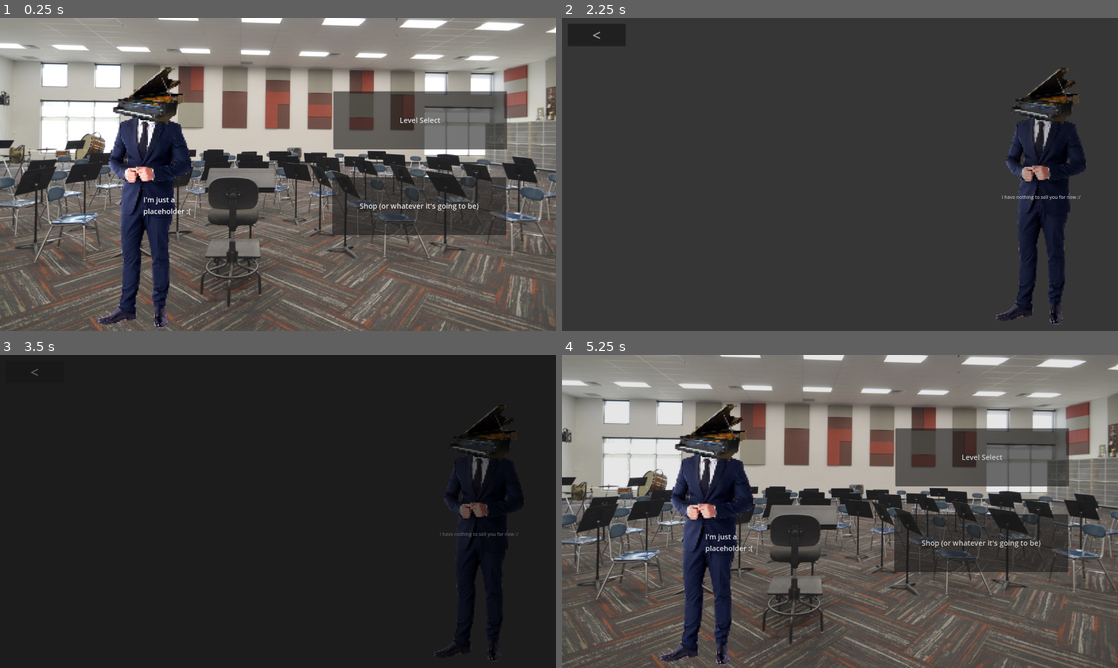
Above: before the commit, frames 1-4 (two rows, left to right).
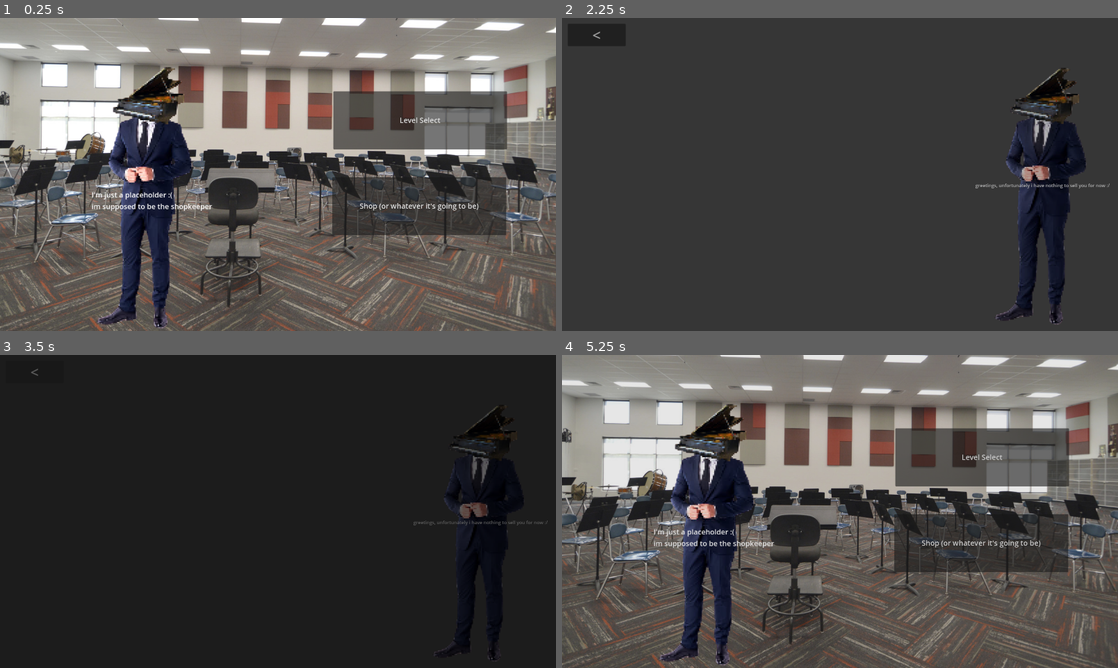
Above: after the commit, the same moments.

Repository: nathanklam/godot_repo
Game: Godot game, scene res://scenes/lobby.tscn
Same seed, same stepped clock (60 frames per second), same inputs: the game is played once before the commit and once after it.
Inputs:
- Up to frame 1 (0.25 s): no input
- Up to frame 2 (2.25 s): click "Shop (or whatever it's going …" at 0.5 s; tap Enter (ui_accept) at 1.25, 1.52 s; hold Right (ui_right) from 1.28 s (still down)
- Up to frame 3 (3.5 s): tap Enter (ui_accept) at 2.27 s; release Right (ui_right) at 2.75 s; click "<" at 2.75 s
- Up to frame 4 (5.25 s): hold Left (ui_left) 3.53-4.28 s; hold Right (ui_right) from 4.28 s (still down); tap Enter (ui_accept) at 4.52 s

The runs differ from the first frame. In frame 1, 0.5% of the frame differs, in the area x 16-39%, y 55-64%; in frame 2, 0.2%; in frame 3, 0.2%; in frame 4, 0.5%.

Commit message:
minor update

Diff:
--- a/rhythm/project.godot
+++ b/rhythm/project.godot
@@ -19,6 +19,7 @@
 
 SceneTransition="*res://scenes/transition_screen.tscn"
 Globals="*res://scripts/globals.gd"
+SoundFx="*res://scripts/soundfx.gd"
 
 [display]
 
--- /dev/null
+++ b/rhythm/scenes/bgm.tscn
@@ -0,0 +1,6 @@
+[gd_scene load_steps=2 format=3 uid="uid://d2tns47wlehv2"]
+
+[ext_resource type="Script" path="res://scripts/bgm.gd" id="1_woyfg"]
+
+[node name="bgm" type="Node"]
+script = ExtResource("1_woyfg")
--- a/rhythm/scenes/lobby.tscn
+++ b/rhythm/scenes/lobby.tscn
@@ -24,12 +24,12 @@
 anchor_top = -0.316
 anchor_right = -1.059
 anchor_bottom = -0.316
-offset_left = 428.895
-offset_top = 193.392
-offset_right = 533.895
-offset_bottom = 245.392
-text = "I'm just a
-placeholder :("
+offset_left = 313.732
+offset_top = 182.253
+offset_right = 581.732
+offset_bottom = 260.253
+text = "I'm just a placeholder :(
+im supposed to be the shopkeeper"
 
 [node name="to_level_select" type="Button" parent="."]
 top_level = true
--- /dev/null
+++ b/rhythm/scenes/music_notes.tscn
@@ -0,0 +1,3 @@
+[gd_scene format=3 uid="uid://bu8kr3rvy4wkq"]
+
+[node name="music_notes" type="Node2D"]
--- a/rhythm/scenes/shop.tscn
+++ b/rhythm/scenes/shop.tscn
@@ -28,11 +28,11 @@
 texture = ExtResource("2_rr2fm")
 
 [node name="Label" type="Label" parent="."]
-offset_left = 1519.0
-offset_top = 606.0
-offset_right = 1791.0
-offset_bottom = 678.0
-text = "i have nothing to sell you for now :/"
+offset_left = 1428.0
+offset_top = 566.0
+offset_right = 1892.0
+offset_bottom = 638.0
+text = "greetings, unfortunately i have nothing to sell you for now :/"
 
 [node name="input_stop" parent="." instance=ExtResource("3_6nyop")]
 visible = false
--- /dev/null
+++ b/rhythm/scenes/sound_fx.tscn
@@ -0,0 +1,6 @@
+[gd_scene load_steps=2 format=3 uid="uid://br56n42njy1fn"]
+
+[ext_resource type="Script" path="res://scripts/soundfx.gd" id="1_0w7jg"]
+
+[node name="SoundFx" type="Node"]
+script = ExtResource("1_0w7jg")
--- /dev/null
+++ b/rhythm/scripts/bgm.gd
@@ -0,0 +1,10 @@
+extends Node
+
+
+# Called when the node enters the scene tree for the first time.
+func _ready():
+	pass # Replace with function body.
+
+# Called every frame. 'delta' is the elapsed time since the previous frame.
+func _process(delta):
+	pass
--- /dev/null
+++ b/rhythm/scripts/soundfx.gd
@@ -0,0 +1,13 @@
+extends Node
+
+func button_click():
+	$"click".play()
+	#would be a snap
+
+func note_miss():
+	$"note_miss".play()
+	#generic error sound
+
+func note_hit():
+	$"note_hit".play()
+	#would be a snare drum i guess?????
